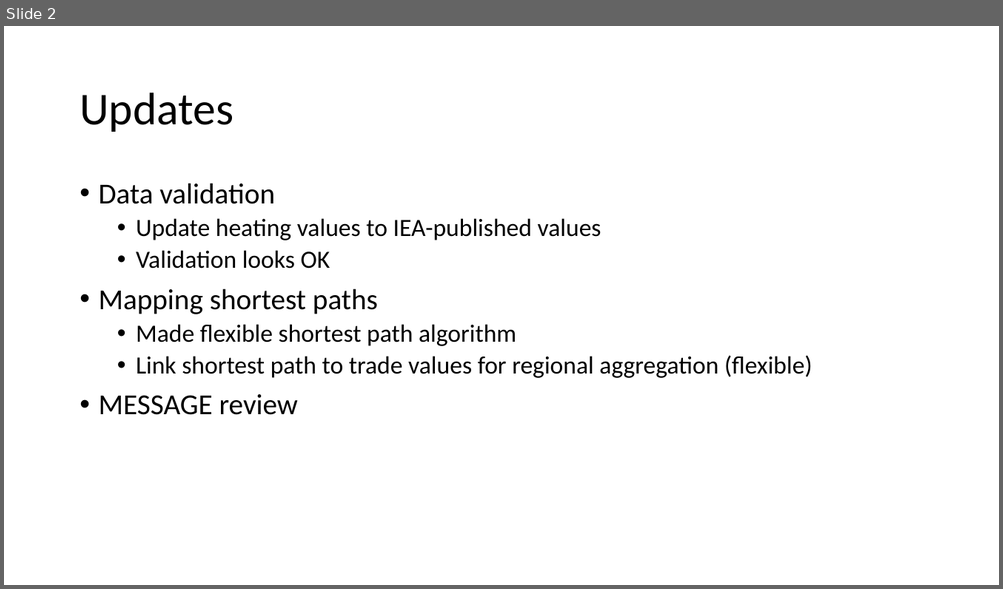
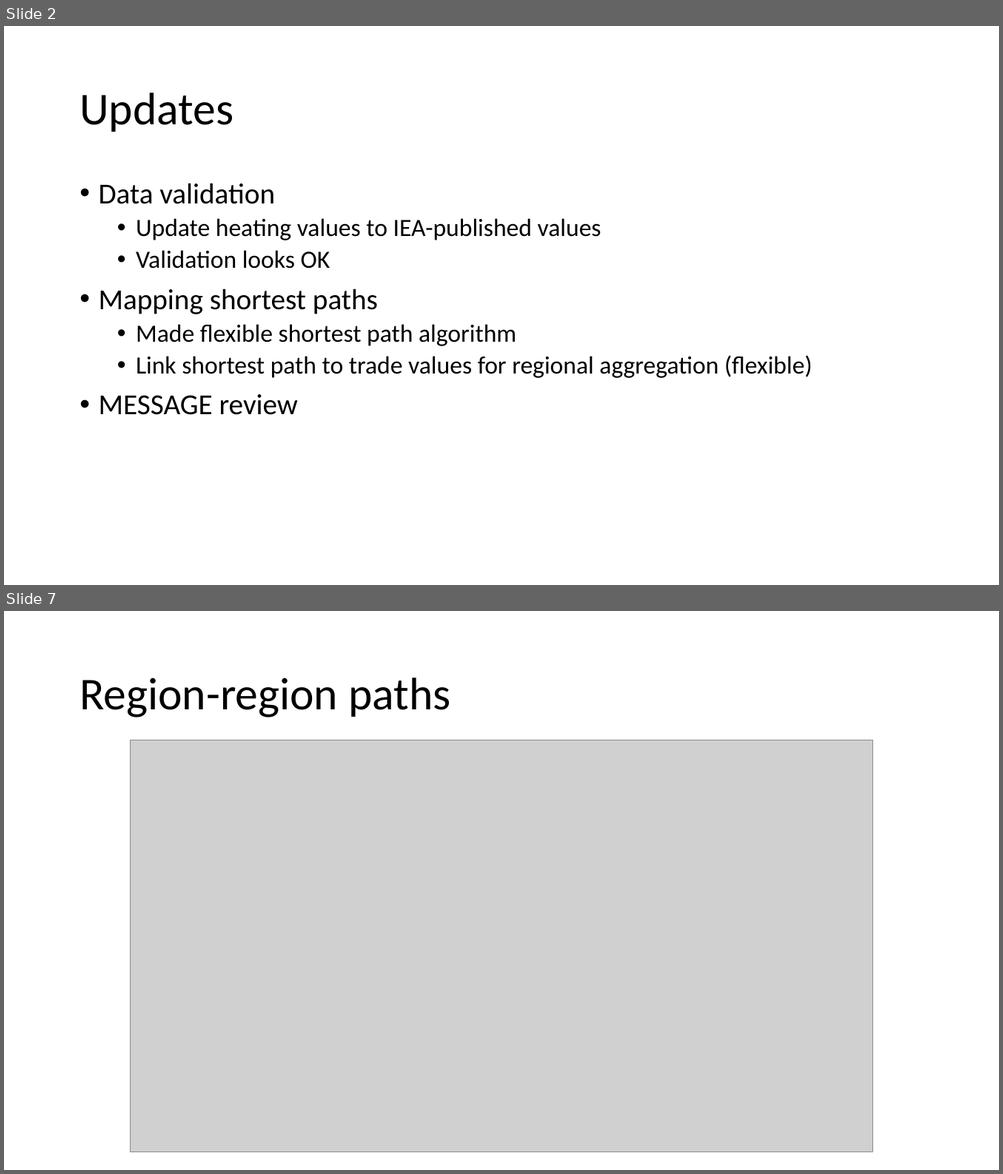
Before and after one commit to junukitashepard/message_trade, a slide deck: presentations/Update_2019-06-18.pptx. Shown one above the other, each under a label of ours: slide 2 before the commit, slides 2 and 7 after it; the slides between them are not shown. The pictures are 1003x589 and 1003x1174 pixels, drawn with LibreOffice and Linux fonts; fonts in the diff are those of the drawing; grey boxes stand for pictures. Boxes give left, top, right and bottom in pixels: in the first picture for what was removed or moved away, otherwise in the second. Text is boxed around its words. In the diff, an @@ line names an element or a change of style, - is before the commit and + after.

```diff
--- a/presentations/Update_2019-06-18.pptx
+++ b/presentations/Update_2019-06-18.pptx
@@ slide 7 added at [4, 611, 999, 1170], background #FFFFFF @@
@@ title added at [79, 678, 450, 718], 44 pt, text #000000 @@
+Region-region paths
@@ picture added at [130, 740, 872, 1152] @@
```
Also in this commit, not shown: 3 other slides added, 1 slide removed, 24 other files.
